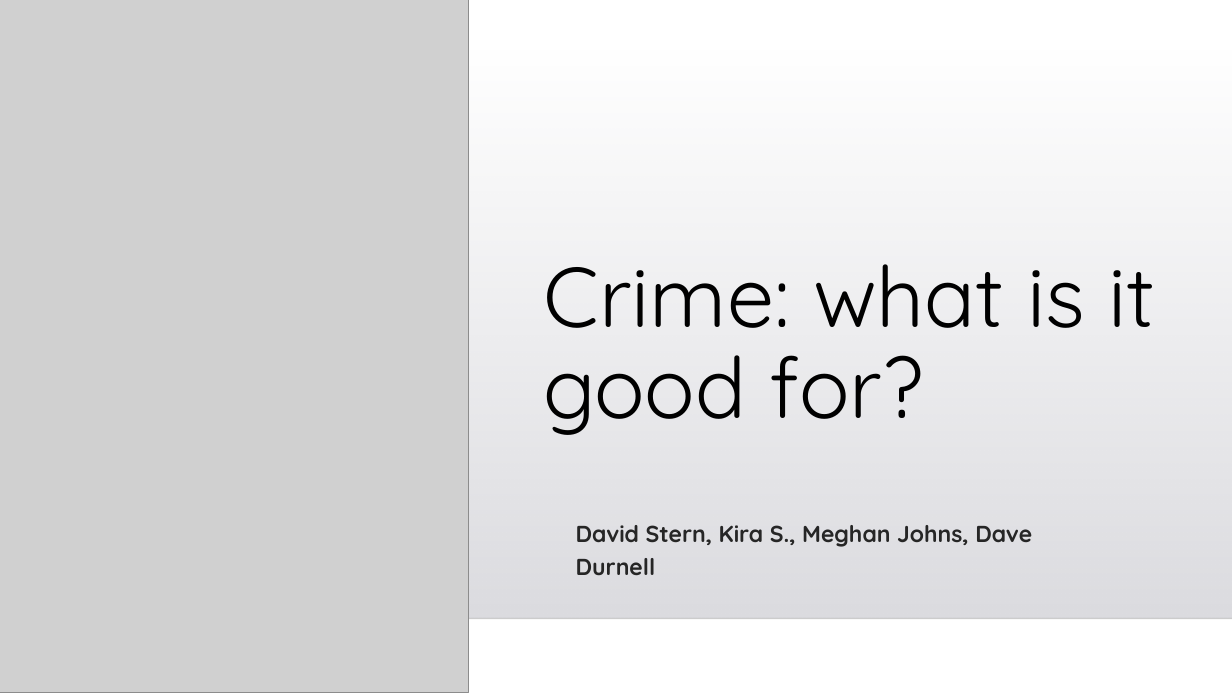
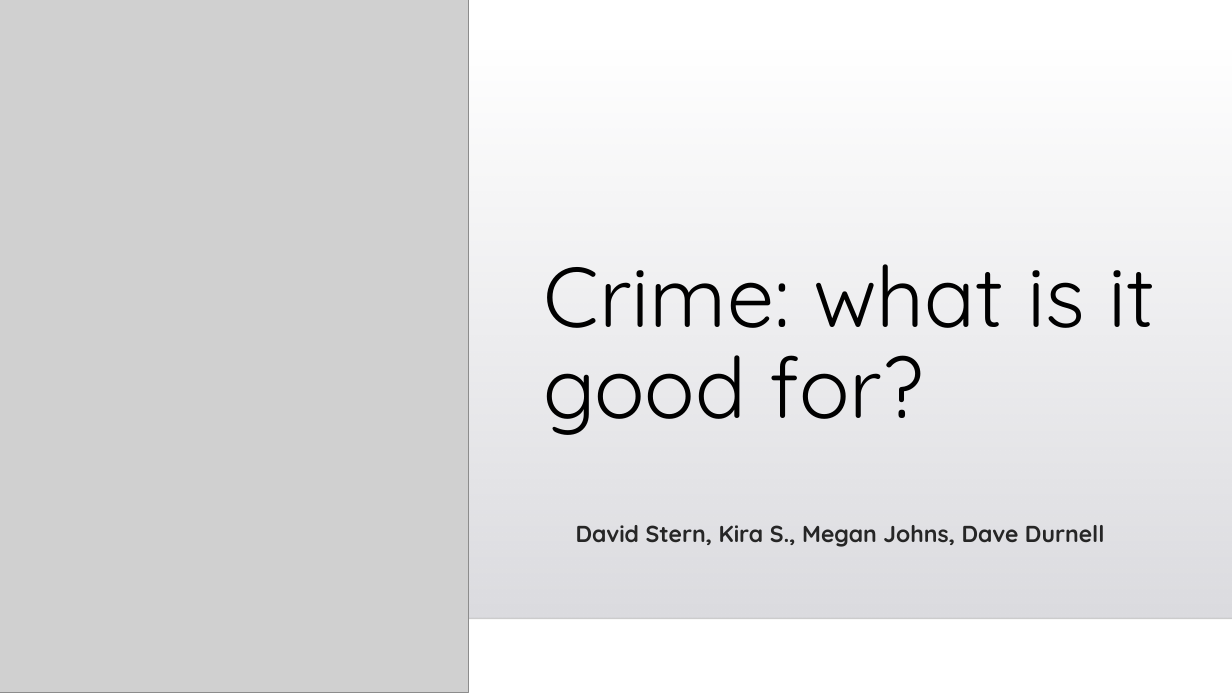
Before and after one commit to DavidMStern/ProjectOne, a slide deck: slide 1 of TeamPresentation.pptx. Drawn at 1232x693 pixels with LibreOffice and Linux fonts; fonts in the diff are those of the drawing; grey boxes stand for pictures; background and template pictures are left out. Boxes give left, top, right and bottom in pixels: in the first picture for what was removed or moved away, otherwise in the second. Text is boxed around its words. In the diff, an @@ line names an element or a change of style, - is before the commit and + after.

Commit message:
1.2

```diff
--- a/TeamPresentation.pptx
+++ b/TeamPresentation.pptx
@@ subtitle at <box>576,525,1105,547</box>: text changed @@
-David Stern, Kira S., Meghan Johns, Dave Durnell
+David Stern, Kira S., Megan Johns, Dave Durnell
```
